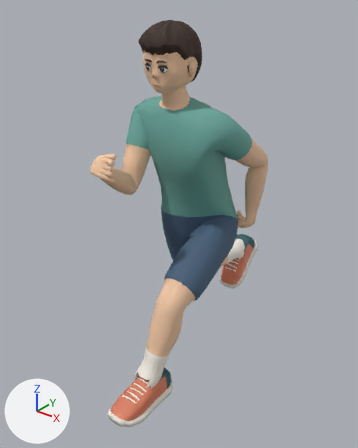
The glTF model 籃球遊戲/public/models/athlete_game.glb as it was, and as the next commit left it.
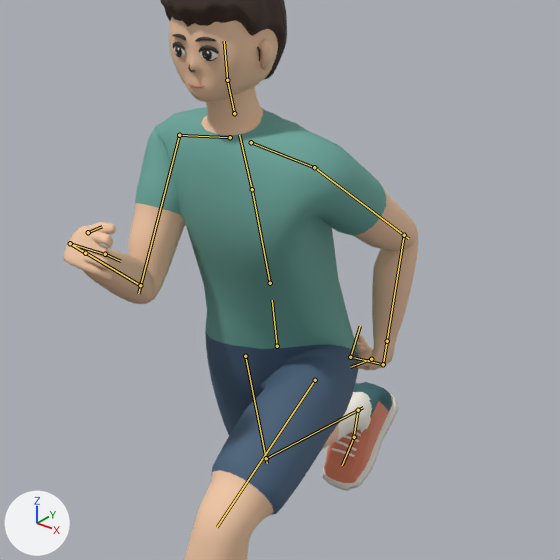
Each version appears first whole from a camera (50 mm lens) standing at (1.156, -1.6, 1.717) and looking at (-0.038, -0.108, 0.792), and next in a close-up on the part from 16% to 95% of the width and 9% to 72% of the height. Arrows for +X, +Y and +Z are at lower left; the lights stay in place. The last two pictures show the newer version. Both versions are drawn at frame 7 of the action 'Run'; the numbers are the values there. The bones that change, and the others that lie on the model, are drawn over the model as lines in the close-ups.

Names of what the first close-up shows: 'Athlete'.
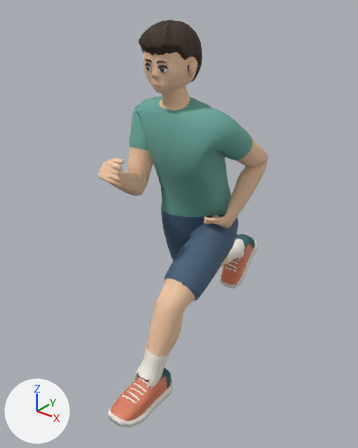
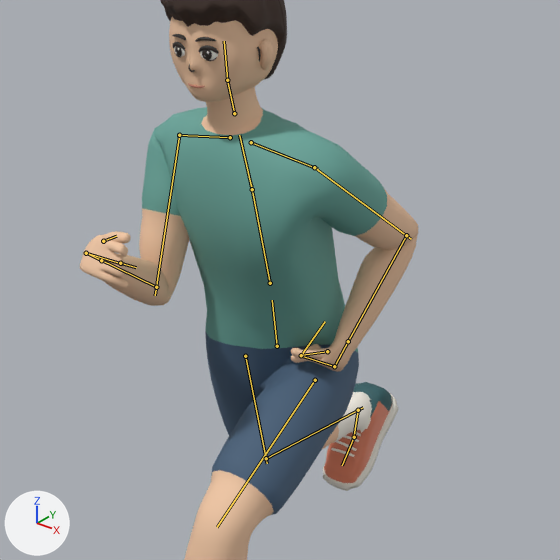
Where the change shows, as pixel boxes [x1, y1, x2, y2] in the close-ups (560 x 560 px):
'Athlete', posed
    before: [63, 0, 418, 560]
    after: [80, 0, 419, 560]
bone 'upper_arm.L', root to tip
    before: (314, 167) to (408, 238)
    after: (314, 167) to (411, 239)
bone 'forearm.L', root to tip
    before: (404, 235) to (386, 346)
    after: (406, 235) to (345, 347)
bone 'hand.L', root to tip
    before: (387, 341) to (383, 362)
    after: (348, 341) to (335, 364)
bone 'upper_arm.R', root to tip
    before: (179, 135) to (138, 293)
    after: (179, 135) to (155, 295)
bone 'forearm.R', root to tip
    before: (140, 285) to (82, 250)
    after: (156, 287) to (98, 258)

Patch to the scene script:
```diff
--- a/籃球遊戲/public/models/athlete_game.glb.py
+++ b/籃球遊戲/public/models/athlete_game.glb.py
@@ bone_upper_arm_l @@
 bone_upper_arm_l = bpy.data.objects['AthleteRig'].pose.bones['upper_arm.L']  # child of 'shoulder.L'
-bone_upper_arm_l.rotation_quaternion = (0.731, -0.455, -0.128, 0.492)  # degrees (-55, 15, 60)
+bone_upper_arm_l.rotation_quaternion = (0.738, -0.45, -0.129, 0.487)  # degrees (-55, 14, 59)
@@ bone_forearm_l @@
 bone_forearm_l = bpy.data.objects['AthleteRig'].pose.bones['forearm.L']  # child of 'upper_arm.L'
-bone_forearm_l.rotation_quaternion = (0.8, -0.326, 0.39, -0.319)  # degrees (-58, 25, -57)
+bone_forearm_l.rotation_quaternion = (0.597, -0.36, 0.405, -0.592)  # degrees (-66, 3, -92)
@@ bone_hand_l @@
 bone_hand_l = bpy.data.objects['AthleteRig'].pose.bones['hand.L']  # child of 'forearm.L'
-bone_hand_l.rotation_quaternion = (1.0, 0.0, -0.012, -0.024)  # degrees (0, -1, -3)
+bone_hand_l.rotation_quaternion = (0.987, -0.004, -0.157, -0.023)  # degrees (0, -18, -3)
@@ bone_upper_arm_r @@
 bone_upper_arm_r = bpy.data.objects['AthleteRig'].pose.bones['upper_arm.R']  # child of 'shoulder.R'
-bone_upper_arm_r.rotation_quaternion = (0.673, -0.591, 0.069, 0.439)  # degrees (-68, 38, 40)
+bone_upper_arm_r.rotation_quaternion = (0.678, -0.645, 0.067, 0.346)  # degrees (-79, 32, 27)
@@ bone_forearm_r @@
 bone_forearm_r = bpy.data.objects['AthleteRig'].pose.bones['forearm.R']  # child of 'upper_arm.R'
-bone_forearm_r.rotation_quaternion = (0.601, 0.45, -0.316, 0.58)  # degrees (24, -64, 73)
+bone_forearm_r.rotation_quaternion = (0.544, 0.422, -0.339, 0.641)  # degrees (3, -66, 97)
```
